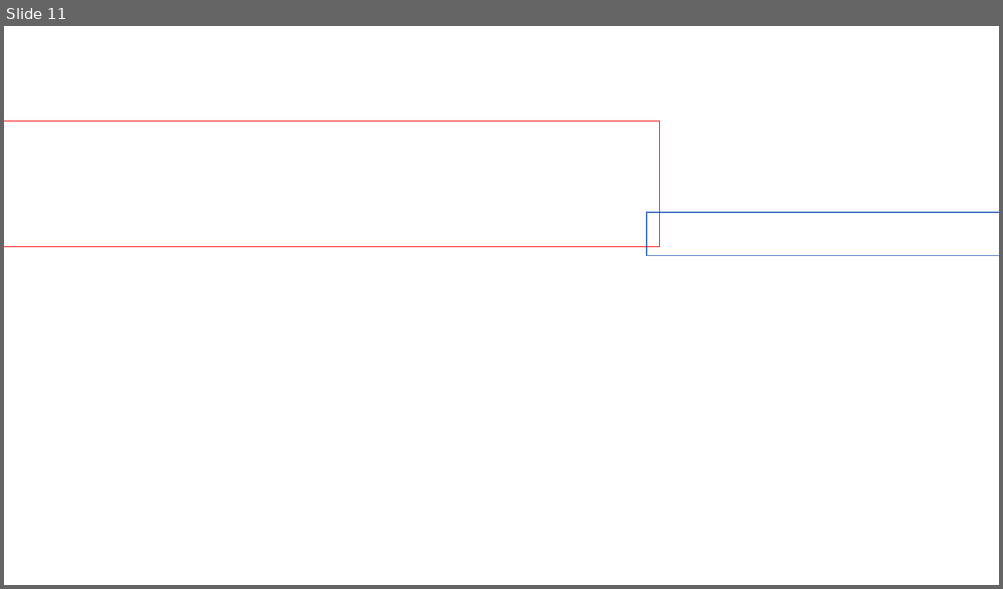
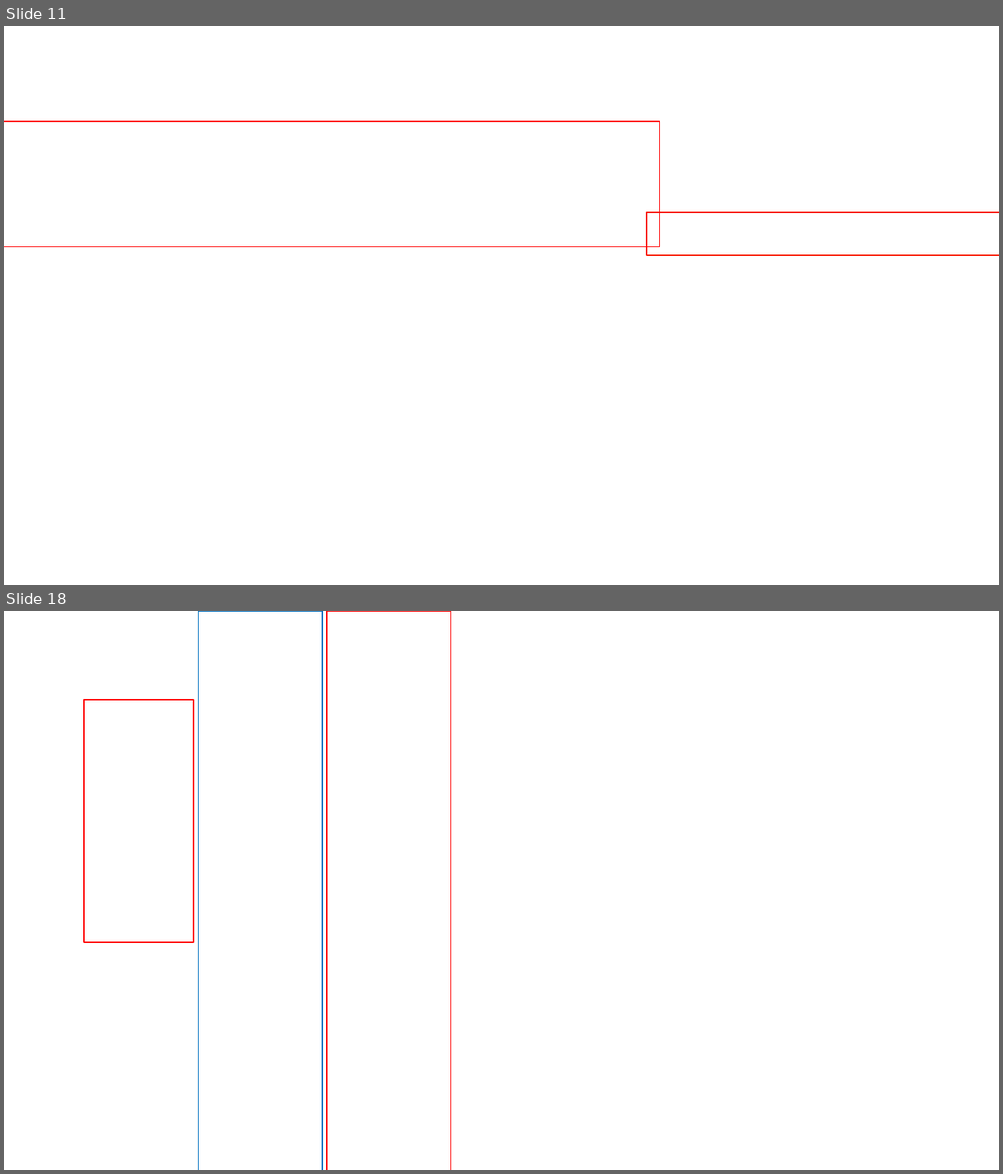
Before and after one commit to letcodesing/project, a slide deck: 개인1/발표용 파일/발표용.pptx. Shown one above the other, each under a label of ours: slide 11 before the commit, slides 11 and 18 after it; the slides between them are not shown. The pictures are 1003x589 and 1003x1174 pixels, drawn with LibreOffice and Linux fonts; fonts in the diff are those of the drawing; background and template pictures are left out. Boxes give left, top, right and bottom in pixels: in the first picture for what was removed or moved away, otherwise in the second. Text is boxed around its words. In the diff, an @@ line names an element or a change of style, - is before the commit and + after.

```diff
--- a/개인1/발표용 파일/발표용.pptx
+++ b/개인1/발표용 파일/발표용.pptx
@@ slide 18 added at (4, 611, 999, 1170), background picture (left out) @@
@@ rectangle added at (198, 611, 322, 1170), outline #0070C0 1.25 pt @@
@@ rectangle added at (327, 611, 451, 1170), outline #FF0000 1.25 pt @@
@@ rectangle added at (84, 700, 193, 943), outline #FF0000 1.25 pt @@
@@ slide 11 changed as well @@
@@ rectangle at (4, 121, 660, 247): outline #FF0000 1 pt to #FF0000 1.25 pt @@
@@ rectangle at (646, 212, 999, 256): outline #4472C4 1 pt to #F81B02 1.25 pt @@
```
Also in this commit, not shown: 16 other slides changed, 13 other slides added, 1 slide removed, 7 other files.
